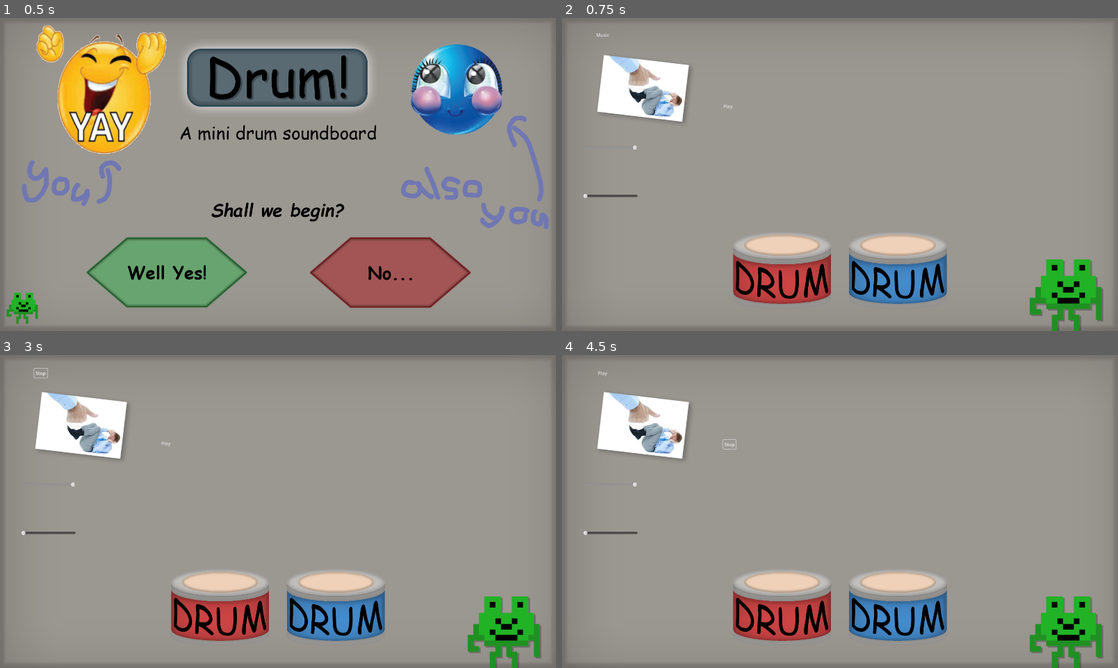
Above: before the commit, frames 1-4 (two rows, left to right).
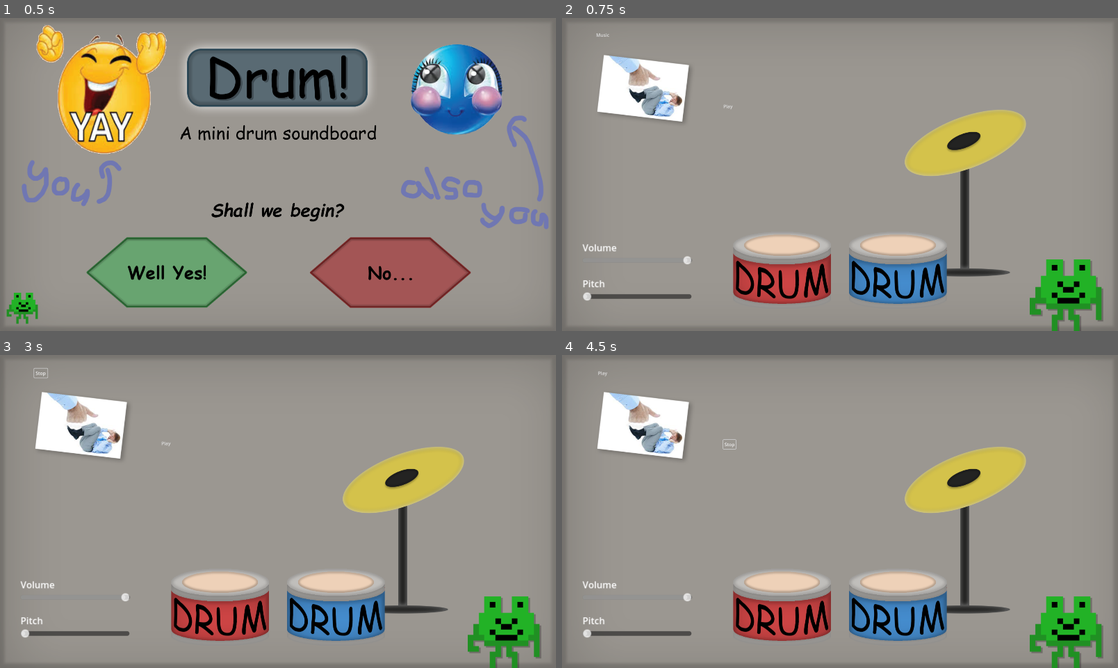
Above: after the commit, the same moments.

Repository: Ava-TU/MusicAssignment2024
Game: Godot game, scene res://MainMenu.tscn
Same seed, same stepped clock (60 frames per second), same inputs: the game is played once before the commit and once after it. Before the commit the project has no main scene; this scene is started directly in both runs.
Inputs (mouse positions are in pixels of both pictures, inside the frame that each line leads up to):
- Up to frame 1 (0.5 s): no input
- Up to frame 2 (0.75 s): click (728, 271) at 0.5 s
- Up to frame 3 (3 s): click (222, 605) at 1.25 s; click (378, 480) at 2.02 s; click "Music" at 2.75 s
- Up to frame 4 (4.5 s): click "Stop" at 3.5 s; click "Play" at 4.25 s

Frame 1 is identical in both runs. In frame 2, 4.3% of the frame differs, in the area x 3-84%, y 29-91%; in frame 3, 4.3%; in frame 4, 4.3%.

Commit message:
cymbal mention?

Diff:
--- a/musicinstrumenttoy/Music.tscn
+++ b/musicinstrumenttoy/Music.tscn
@@ -1,13 +1,23 @@
-[gd_scene load_steps=19 format=3 uid="uid://cu80nntsddon6"]
+[gd_scene load_steps=25 format=3 uid="uid://cu80nntsddon6"]
 
 [ext_resource type="Texture2D" uid="uid://c37dfpl7o48kk" path="res://Sprites/DrumRed.png" id="2_fwaov"]
 [ext_resource type="Script" path="res://Scripts/ButtonAudio.gd" id="2_ymoms"]
 [ext_resource type="AudioStream" uid="uid://84m7k1nk3q0h" path="res://Audio/AudioTest.ogg" id="3_43hv5"]
+[ext_resource type="Texture2D" uid="uid://c1ioobaes2yd3" path="res://Sprites/Cymbol1.png" id="3_genuk"]
 [ext_resource type="PackedScene" uid="uid://b0pmbkdhwwdo6" path="res://looper.tscn" id="4_3ddh6"]
+[ext_resource type="AudioStream" uid="uid://8ni8khpb8wrs" path="res://Audio/CymbolSound1.ogg" id="4_gb2km"]
 [ext_resource type="AudioStream" uid="uid://d3pl201lkiexu" path="res://Audio/DrumSound1.ogg" id="4_va8xg"]
 [ext_resource type="Texture2D" uid="uid://lt74jw60yka6" path="res://Sprites/DrumBlue.png" id="5_u1p1v"]
 [ext_resource type="Texture2D" uid="uid://dv86tsedwitou" path="res://MusicSoundboardBackground.png" id="6_5ishx"]
 [ext_resource type="AudioStream" uid="uid://cmhhki61dmnuk" path="res://Audio/DrumSound2.ogg" id="6_xwrhr"]
+
+[sub_resource type="StyleBoxEmpty" id="StyleBoxEmpty_72b8l"]
+
+[sub_resource type="StyleBoxEmpty" id="StyleBoxEmpty_6qpbg"]
+
+[sub_resource type="StyleBoxEmpty" id="StyleBoxEmpty_y6lkq"]
+
+[sub_resource type="StyleBoxEmpty" id="StyleBoxEmpty_0g6wo"]
 
 [sub_resource type="StyleBoxEmpty" id="StyleBoxEmpty_1pwrs"]
 
@@ -36,6 +46,26 @@
 offset_right = 1920.0
 offset_bottom = 1080.0
 texture = ExtResource("6_5ishx")
+
+[node name="Cymbol1" type="Sprite2D" parent="."]
+position = Vector2(1351, 559)
+texture = ExtResource("3_genuk")
+flip_h = true
+
+[node name="Cym" type="Button" parent="Cymbol1"]
+offset_left = -155.0
+offset_top = -195.0
+offset_right = -147.0
+offset_bottom = -187.0
+scale = Vector2(28.7049, 16.3209)
+theme_override_styles/focus = SubResource("StyleBoxEmpty_72b8l")
+theme_override_styles/hover = SubResource("StyleBoxEmpty_6qpbg")
+theme_override_styles/pressed = SubResource("StyleBoxEmpty_y6lkq")
+theme_override_styles/normal = SubResource("StyleBoxEmpty_0g6wo")
+
+[node name="Cymbol1" type="AudioStreamPlayer2D" parent="Cymbol1/Cym"]
+unique_name_in_owner = true
+stream = ExtResource("4_gb2km")
 
 [node name="Sprite2D" type="Sprite2D" parent="."]
 unique_name_in_owner = true
@@ -80,17 +110,19 @@
 stream = ExtResource("6_xwrhr")
 
 [node name="Pitch1" type="HSlider" parent="."]
-offset_left = 73.0
-offset_top = 606.0
-offset_right = 261.0
-offset_bottom = 622.0
+offset_left = 71.0
+offset_top = 945.0
+offset_right = 259.0
+offset_bottom = 961.0
+scale = Vector2(2, 2)
 max_value = 5.0
 
 [node name="Volume" type="HSlider" parent="."]
 offset_left = 71.0
-offset_top = 439.0
+offset_top = 820.0
 offset_right = 260.0
-offset_bottom = 455.0
+offset_bottom = 836.0
+scale = Vector2(2, 2)
 max_value = 1.0
 step = 0.001
 value = 1.0
@@ -115,6 +147,24 @@
 [node name="Node2D" parent="." instance=ExtResource("4_3ddh6")]
 position = Vector2(137, 58)
 
+[node name="PitchText" type="RichTextLabel" parent="."]
+offset_left = 71.0
+offset_top = 893.0
+offset_right = 111.0
+offset_bottom = 933.0
+scale = Vector2(2, 2)
+text = "Pitch
+"
+
+[node name="VolumeText" type="RichTextLabel" parent="."]
+offset_left = 71.0
+offset_top = 769.0
+offset_right = 146.0
+offset_bottom = 797.0
+scale = Vector2(2, 2)
+text = "Volume
+"
+
 [connection signal="button_down" from="Sprite2D/Button" to="." method="_on_button_button_down"]
 [connection signal="button_down" from="BlueDrum/Blue" to="." method="_on_blue_button_down"]
 [connection signal="value_changed" from="Pitch1" to="." method="_on_pitch_1_value_changed"]
--- a/musicinstrumenttoy/Scripts/ButtonAudio.gd
+++ b/musicinstrumenttoy/Scripts/ButtonAudio.gd
@@ -32,6 +32,7 @@
 
 func _on_pitch_1_value_changed(value: float) -> void:
 	%Button.pitch_scale = value
+	%BlueDrum.pitch_scale = value
 
 
 func _on_volume_value_changed(value: float) -> void:
@@ -40,6 +41,12 @@
 		bus_index,
 		linear_to_db(value)
 	)
+	%BlueDrum.volume_db = value
+	AudioServer.set_bus_volume_db(
+		bus_index,
+		linear_to_db(value)
+	)
+
 
 
 func _on_blue_button_down() -> void:
--- a/musicinstrumenttoy/project.godot
+++ b/musicinstrumenttoy/project.godot
@@ -11,6 +11,7 @@
 [application]
 
 config/name="MusicInstrumentToy"
+run/main_scene="res://MainMenu.tscn"
 config/features=PackedStringArray("4.3", "Forward Plus")
 boot_splash/bg_color=Color(0, 0, 0, 1)
 config/icon="res://Sprites/DrumRed.png"
Not shown, added: musicinstrumenttoy/Audio/CymbolSound1.ogg.import
Not shown, added: musicinstrumenttoy/Audio/CymbolSound2.ogg.import
Binary file added: musicinstrumenttoy/Sprites/Cymbol1.png
Not shown, added: musicinstrumenttoy/Sprites/Cymbol1.png.import
Not shown, added: musicinstrumenttoy/Audio/CymbolSound1.ogg
Not shown, added: musicinstrumenttoy/Audio/CymbolSound2.ogg
